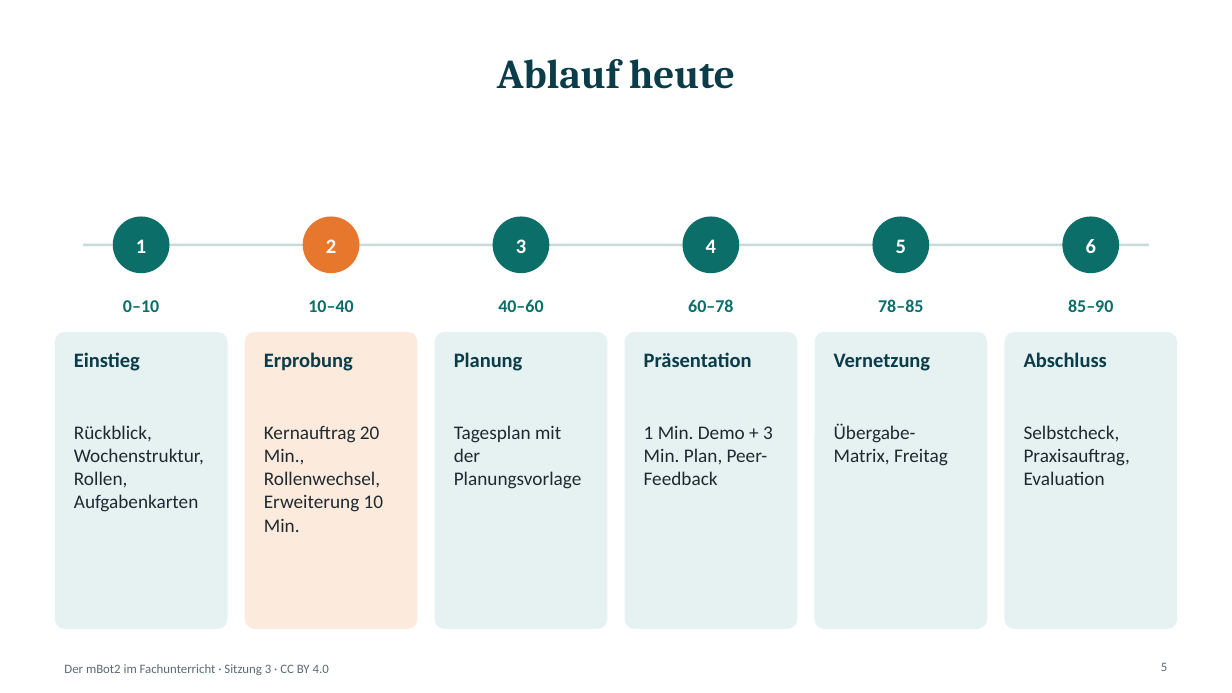
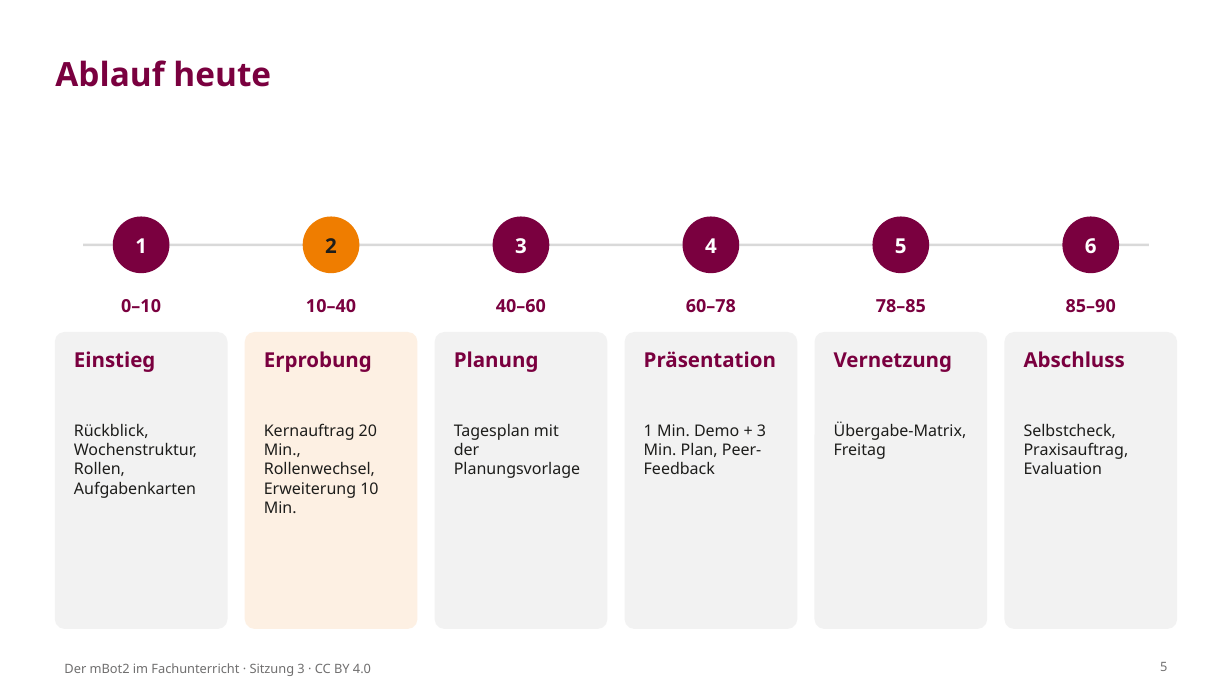
Before and after one commit to OVGU-VET-TechEd/MBOT2_Weiterbildung, a slide deck: slide 5 of Session_3_Fachtransfer_Projektwoche/S3_Folien.pptx. Drawn at 1232x693 pixels with LibreOffice and Linux fonts; fonts in the diff are those of the drawing; background and template pictures are left out. Boxes give left, top, right and bottom in pixels: in the first picture for what was removed or moved away, otherwise in the second. Text is boxed around its words. In the diff, an @@ line names an element or a change of style, - is before the commit and + after.

```diff
--- a/Session_3_Fachtransfer_Projektwoche/S3_Folien.pptx
+++ b/Session_3_Fachtransfer_Projektwoche/S3_Folien.pptx
@@ title "Ablauf heute" at <box>55,60,271,87</box>: size 32 to 26 pt, font Cambria to Noto Sans, text colour #0B3C49 to #7A003F; alignment centre to left @@
@@ text "2" at <box>325,238,337,253</box>: font Calibri to Noto Sans, text colour #FFFFFF to #1D1D1B @@
@@ ellipse at <box>303,217,359,273</box>: fill #E8772E to #EF7D00; outline #E8772E 1 pt to #EF7D00 1 pt @@
@@ font Calibri to Noto Sans in 5 elements at <box>135,238,147,253</box>, <box>515,238,527,254</box>, <box>705,238,717,253</box>, <box>895,238,907,254</box>, <box>1085,238,1097,254</box> @@
@@ fill #0B6E69 to #7A003F; outline #0B6E69 1 pt to #7A003F 1 pt in 5 elements at <box>114,217,169,273</box>, <box>494,217,549,273</box>, <box>683,217,738,273</box>, <box>873,217,929,273</box>, <box>1064,217,1119,273</box> @@
@@ line (83, 245) - (1149, 245): stroke #C9DAD8 2 pt to #D9D9D9 2 pt @@
@@ font Calibri to Noto Sans, text colour #0B6E69 to #7A003F in 6 elements at <box>121,299,161,312</box>, <box>306,299,356,312</box>, <box>496,299,546,313</box>, <box>686,299,736,312</box>, <box>876,299,926,313</box>, <box>1066,299,1116,313</box> @@
@@ rounded rectangle at <box>246,333,418,628</box>: fill #FCEBDD to #FDF0E3; outline #FCEBDD 1 pt to #FDF0E3 1 pt @@
@@ fill #E6F2F1 to #F2F2F2; outline #E6F2F1 1 pt to #F2F2F2 1 pt in 5 elements at <box>55,333,227,628</box>, <box>435,333,607,628</box>, <box>626,333,798,628</box>, <box>815,333,987,628</box>, <box>1006,333,1177,628</box> @@
@@ font Calibri to Noto Sans, text colour #0B3C49 to #7A003F in 6 elements at <box>74,351,156,372</box>, <box>264,351,372,372</box>, <box>454,351,539,372</box>, <box>644,351,776,368</box>, <box>834,352,953,372</box>, <box>1024,351,1125,368</box> @@
@@ size 15 to 12.5 pt, font Calibri to Noto Sans, text colour #1F2A30 to #1D1D1B in 6 elements at <box>74,423,197,498</box>, <box>264,423,378,513</box>, <box>454,424,580,478</box>, <box>644,424,766,474</box>, <box>834,421,967,459</box>, <box>1024,423,1129,474</box> @@
@@ text "Der mBot2 im Fachunterricht · ..." at <box>64,663,371,676</box>: font Calibri to Noto Sans, text colour #5B6B73 to #706F6F @@
@@ page number at <box>1160,662,1167,671</box>: font Calibri to Noto Sans, text colour #5B6B73 to #706F6F @@
```
Also in this commit, not shown: 13 other slides changed, 57 other files.
